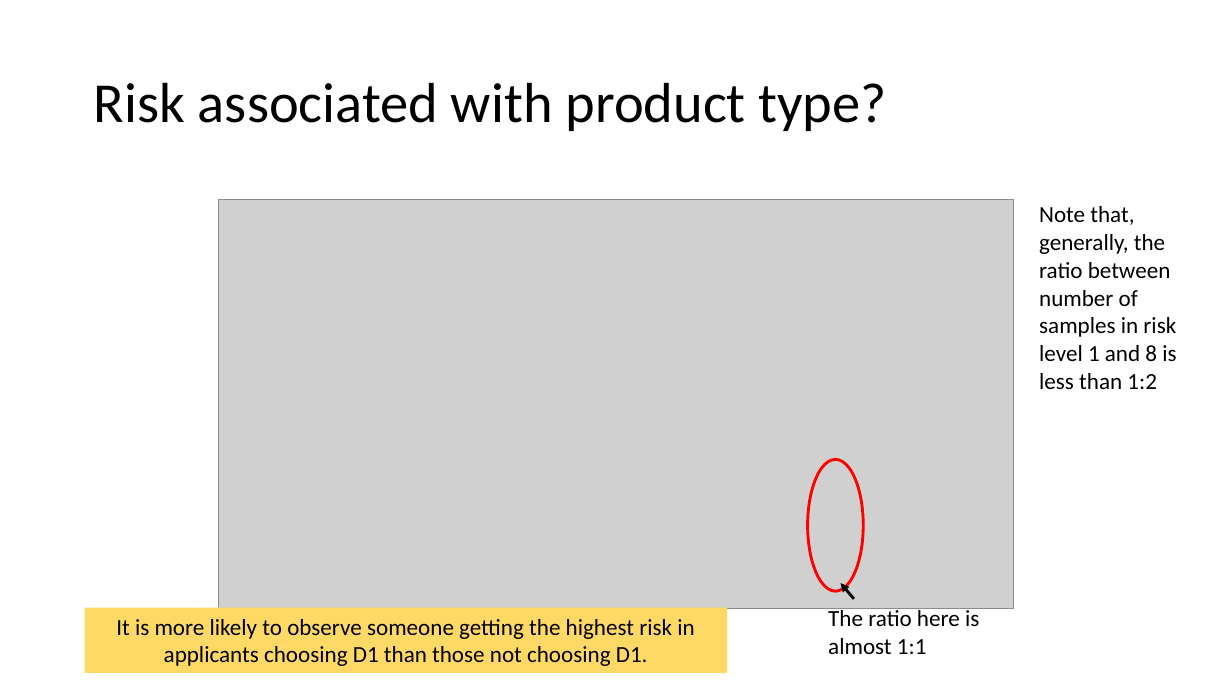
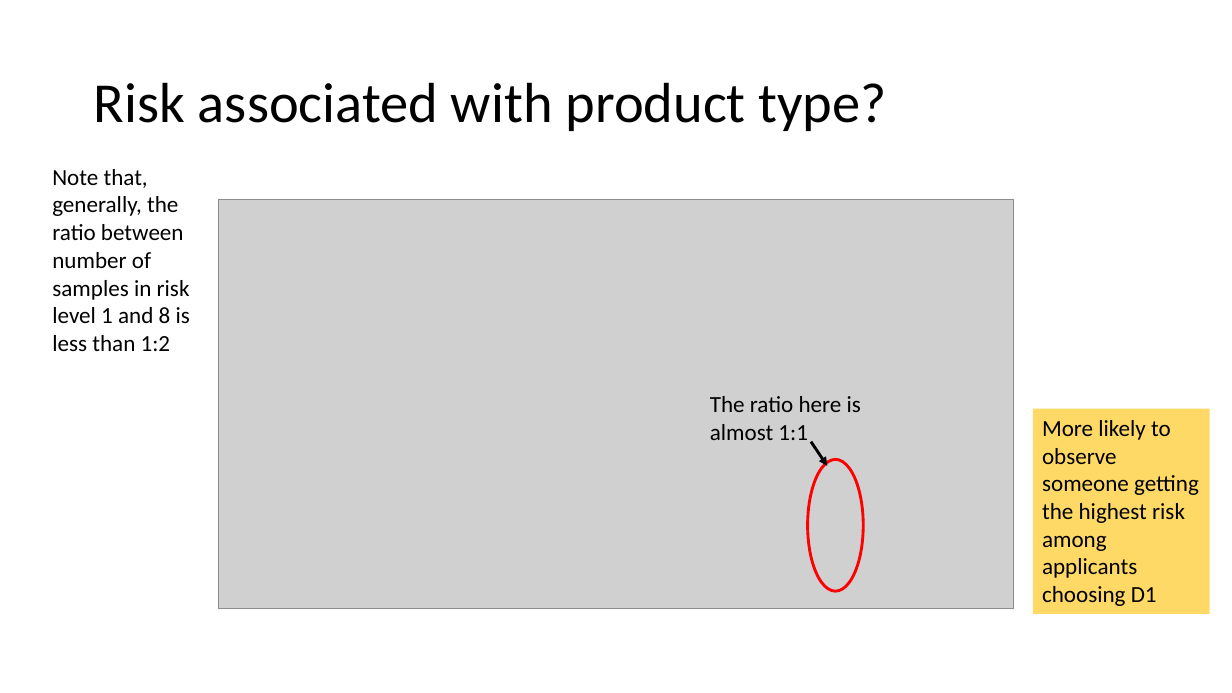
Before and after one commit to m2ng/hangseng-case, a slide deck: slide 22 of slides/hangseng_interview.pptx (slide 21 before the commit). Drawn at 1232x693 pixels with LibreOffice and Linux fonts; fonts in the diff are those of the drawing; grey boxes stand for pictures. Boxes give left, top, right and bottom in pixels: in the first picture for what was removed or moved away, otherwise in the second. Text is boxed around its words. In the diff, an @@ line names an element or a change of style, - is before the commit and + after.

```diff
--- a/slides/hangseng_interview.pptx
+++ b/slides/hangseng_interview.pptx
@@ text "Note that, generally, the ratio ...": place and size @@
-text "Note that, generally, the ratio ..." at box(1039, 206, 1176, 389)
+text "Note that, generally, the ratio ..." at box(52, 169, 190, 351)
@@ text "The ratio here is almost ...": place and size @@
-text "The ratio here is almost ..." at box(828, 607, 979, 654)
+text "The ratio here is almost ..." at box(710, 396, 861, 440)
@@ rectangle "More likely to observe someone ...": place and size @@
-rectangle "More likely to observe someone ..." at box(85, 607, 727, 673)
+rectangle "More likely to observe someone ..." at box(1033, 409, 1210, 614)
@@ arrow moved from (854, 599) - (841, 583) to (811, 442) - (827, 466) @@
@@ text in rectangle at box(1042, 420, 1199, 606): text changed @@
-It is more likely to observe someone getting the highest risk in applicants choosing D1 than those not choosing D1.
+More likely to observe someone getting the highest risk among applicants choosing D1
```
Also in this commit, not shown: 4 other slides changed, 2 slides added.
